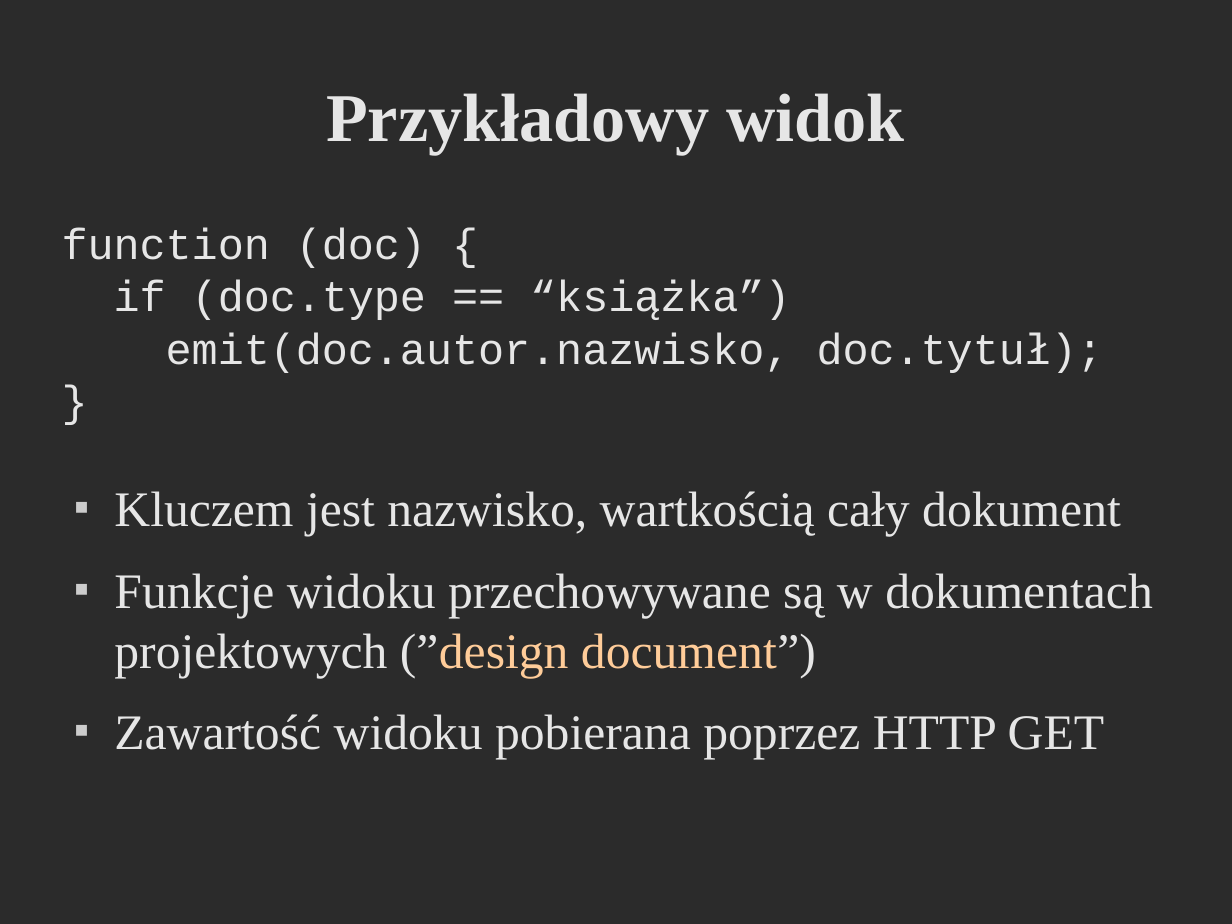
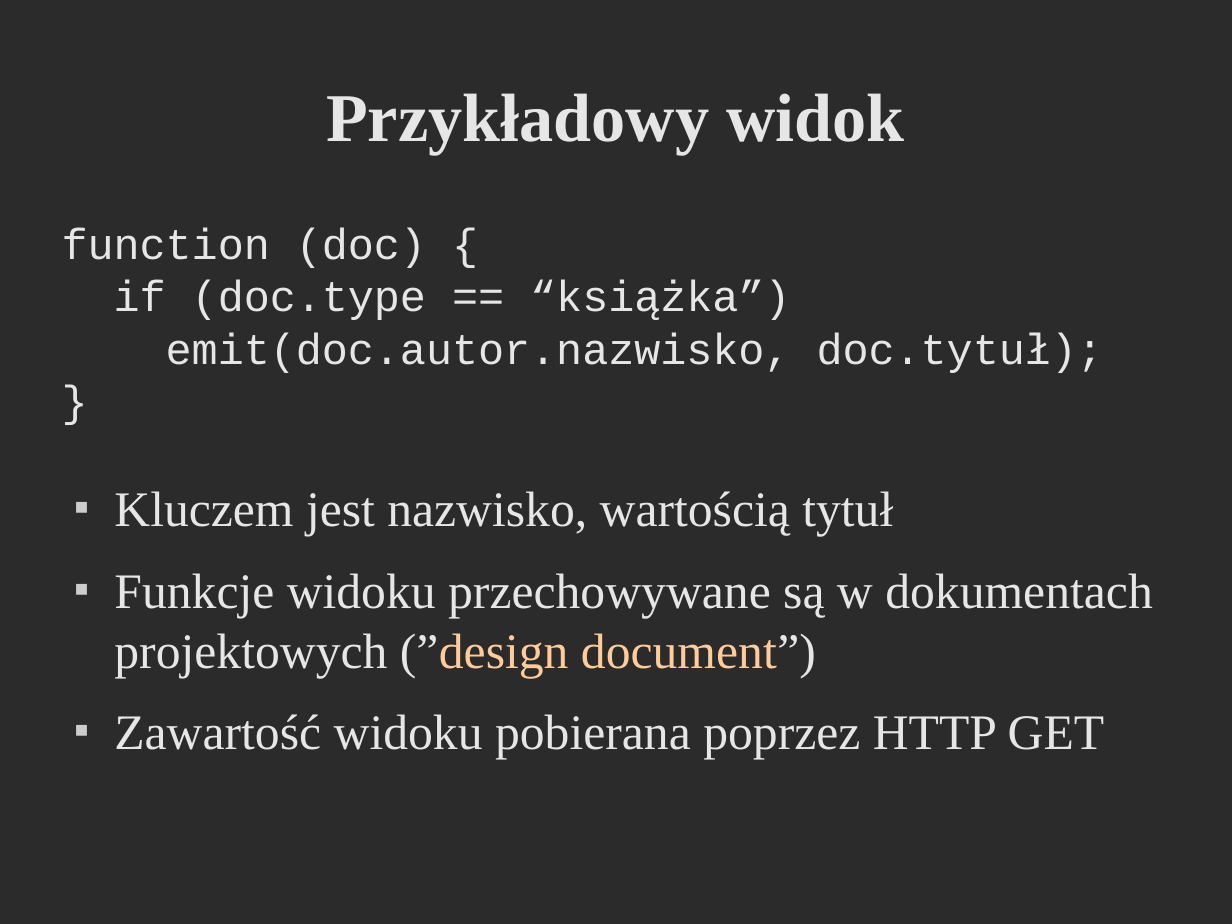
Before and after one commit to godfryd/checking-couchdb, a slide deck: slide 9 of checking-couchdb.odp. Drawn at 1232x924 pixels with LibreOffice and Linux fonts; fonts in the diff are those of the drawing; background and template pictures are left out; a plain dark background stands for a picture behind light text. Boxes give left, top, right and bottom in pixels: in the first picture for what was removed or moved away, otherwise in the second. Text is boxed around its words. In the diff, an @@ line names an element or a change of style, - is before the commit and + after.

```diff
--- a/checking-couchdb.odp
+++ b/checking-couchdb.odp
@@ text at [114, 491, 893, 537]: text changed @@
-■ Kluczem jest nazwisko, wartkością cały dokument
+■ Kluczem jest nazwisko, wartością tytuł
```
Also in this commit, not shown: 8 other slides changed, 6 slides added, 5 slides removed.
